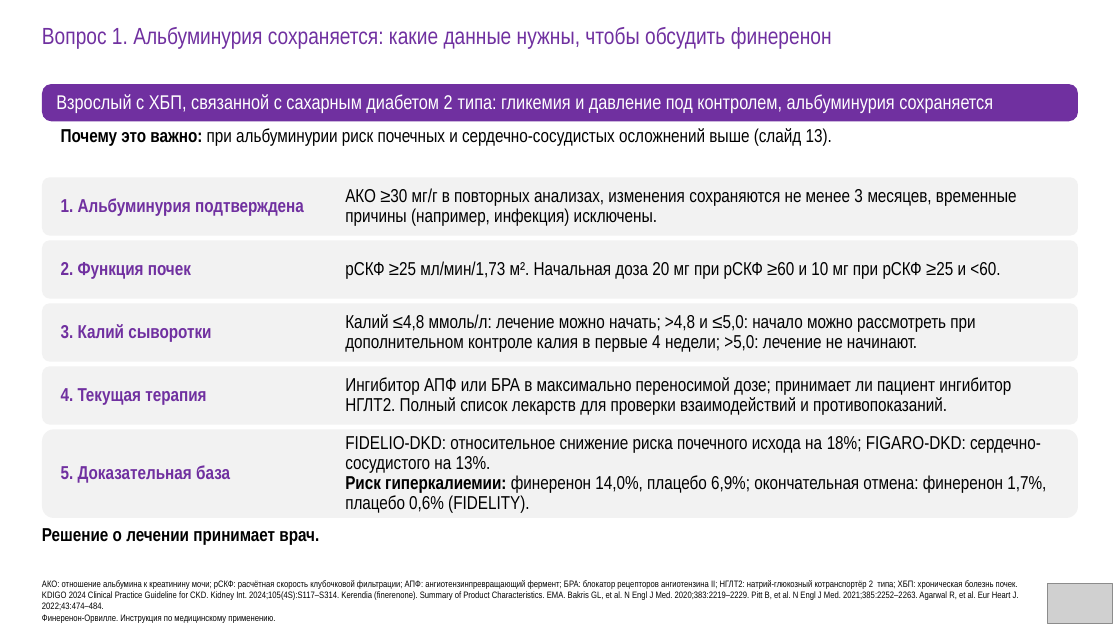
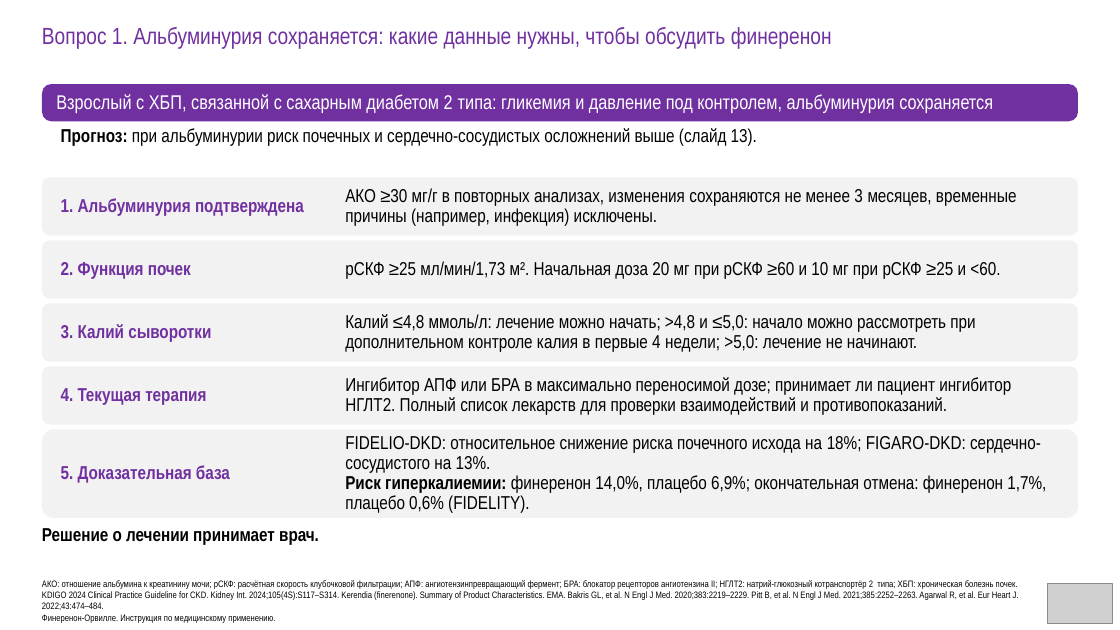
Before and after one commit to drabdulbosit1-eng/my-test-cloud, a slide deck: slide 39 of finerenone/Finerenone_Levin_reviewed.pptx. Drawn at 1120x630 pixels with LibreOffice and Linux fonts; fonts in the diff are those of the drawing; grey boxes stand for pictures. Boxes give left, top, right and bottom in pixels: in the first picture for what was removed or moved away, otherwise in the second. Text is boxed around its words. In the diff, an @@ line names an element or a change of style, - is before the commit and + after.

```diff
--- a/finerenone/Finerenone_Levin_reviewed.pptx
+++ b/finerenone/Finerenone_Levin_reviewed.pptx
@@ text at [61,128,757,146]: text changed @@
-Почему это важно: при альбуминурии риск почечных и сердечно-сосудистых осложнений выше (слайд 13).
+Прогноз: при альбуминурии риск почечных и сердечно-сосудистых осложнений выше (слайд 13).
```
Also in this commit, not shown: 17 other slides changed, 1 other file.
